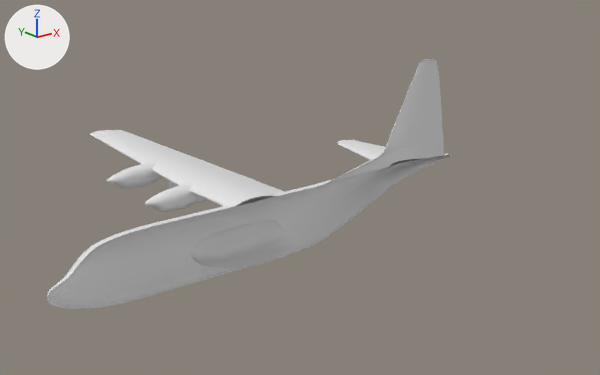
Before and after pictures for a commit that changed the Blender file c130/openfoam/models/blend/c130_half.blend.
Both versions are drawn from a 50 mm lens placed at (-26.4, -37.6, 17.5), pointed at (3.0, -0.8, 2.8). Arrows for +X, +Y and +Z are at upper left; the lights stay in place.

In view in the first picture: 'Fuselage'.
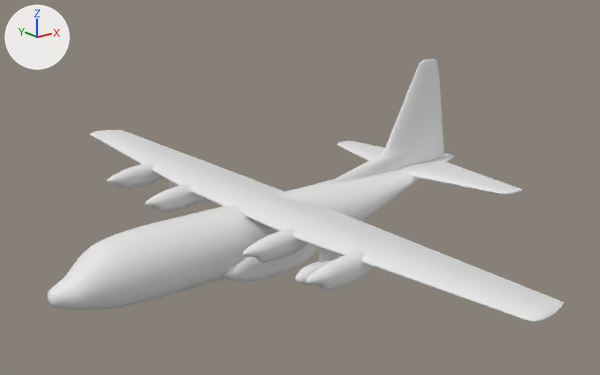
What differs and where, as boxes (x1, y1, x2, y2) in the pictures (600 x 375 px):
'Fuselage', modifiers changed (28% wider): before (47, 59, 451, 309); after (47, 59, 564, 321)

Diff of the bpy script that builds the scene:
```diff
--- a/c130/openfoam/models/blend/c130_half.blend.py
+++ b/c130/openfoam/models/blend/c130_half.blend.py
@@ ob_fuselage @@
 ob_fuselage.location = (0.0, 0.0, 0.0)
+_m = ob_fuselage.modifiers.new('Mirror', 'MIRROR')
+_m.use_axis = (False, True, False)
```
